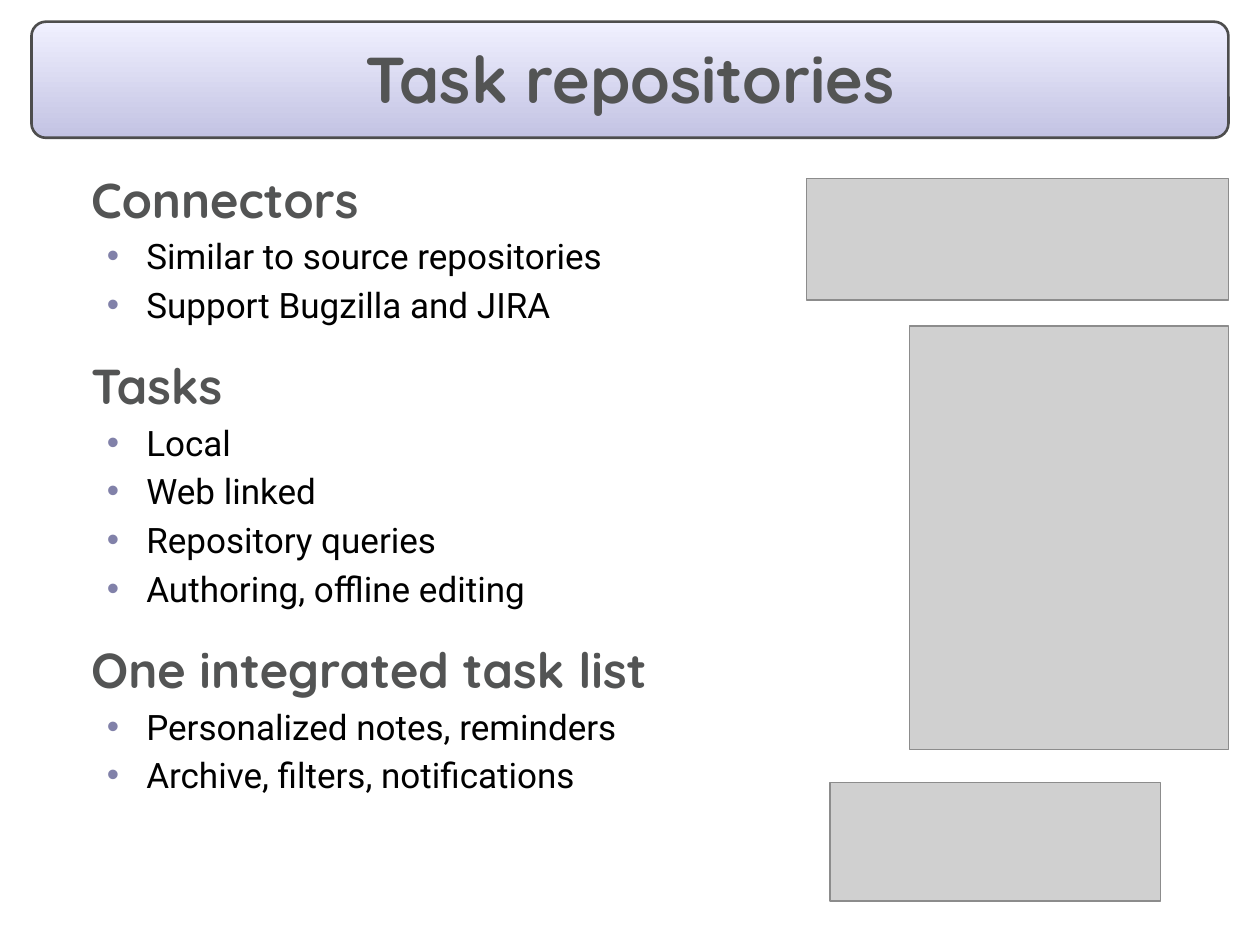
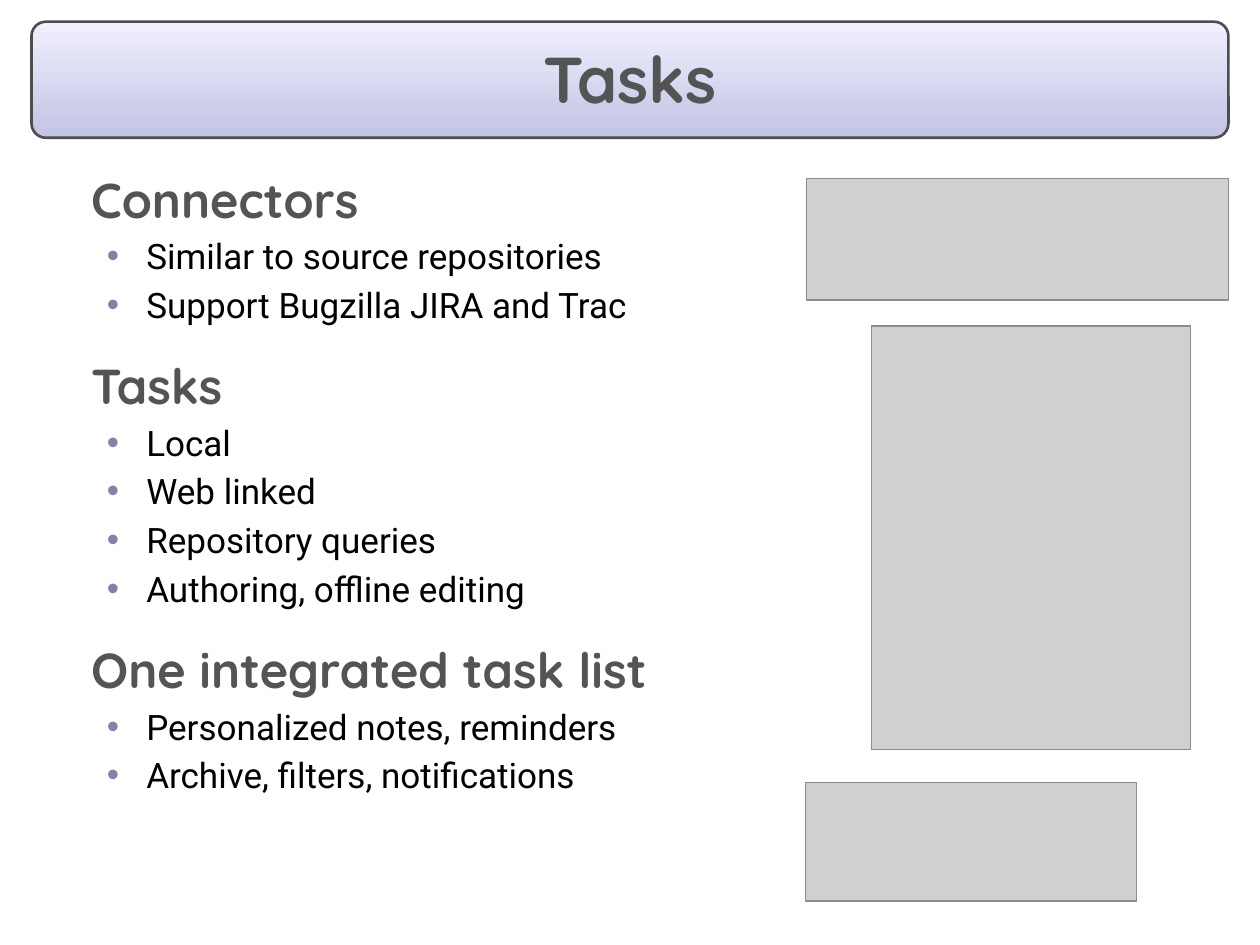
Before and after one commit to eclipse-mylyn/mylyn-website, a slide deck: slide 6 of publications/2006-10-mylar-webinar.ppt (slide 10 before the commit). Drawn at 1260x945 pixels with LibreOffice and Linux fonts; fonts in the diff are those of the drawing; grey boxes stand for pictures. Boxes give left, top, right and bottom in pixels: in the first picture for what was removed or moved away, otherwise in the second. Text is boxed around its words. In the diff, an @@ line names an element or a change of style, - is before the commit and + after.

```diff
--- a/publications/2006-10-mylar-webinar.ppt
+++ b/publications/2006-10-mylar-webinar.ppt
@@ title at box(543, 55, 716, 104): text changed @@
-Task repositories
+Tasks
@@ text at box(146, 291, 626, 326): text changed @@
-  • Support Bugzilla and JIRA
+  • Support Bugzilla JIRA and Trac
@@ picture: place and size @@
-picture at box(910, 326, 1228, 750)
+picture at box(872, 326, 1191, 750)
@@ picture: place and size @@
-picture at box(830, 782, 1162, 901)
+picture at box(805, 782, 1137, 901)
```
Also in this commit, not shown: 9 other slides changed, 3 slides added, 4 slides removed, 1 other file.
